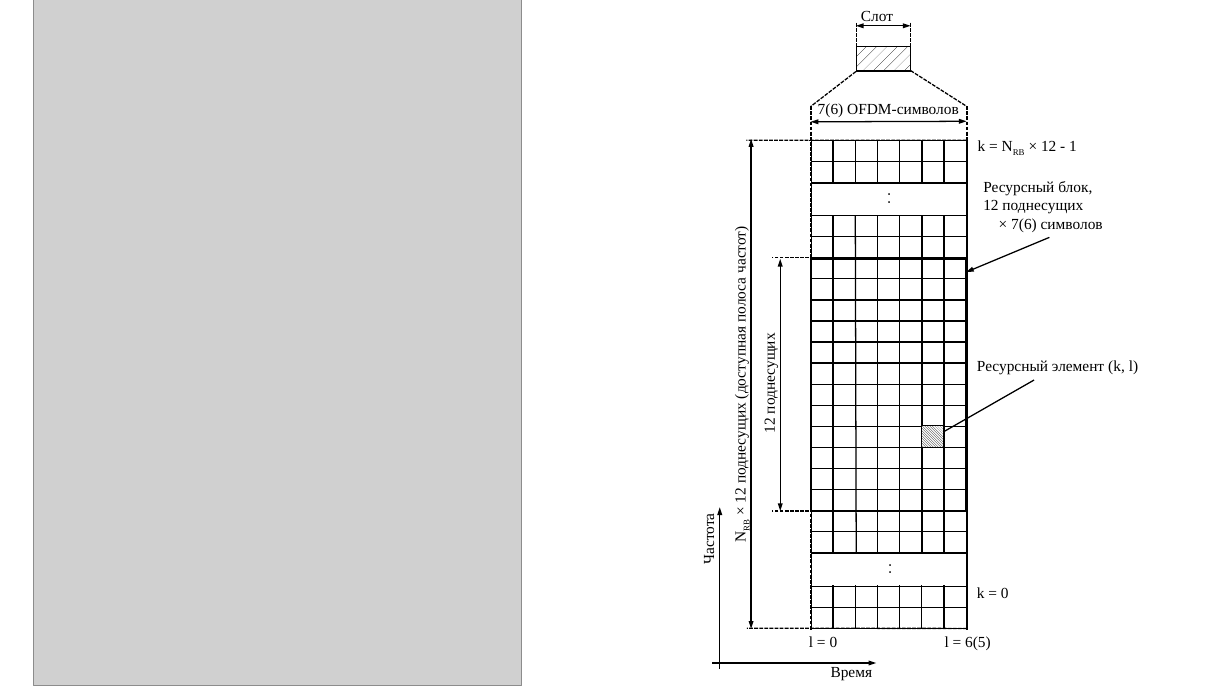
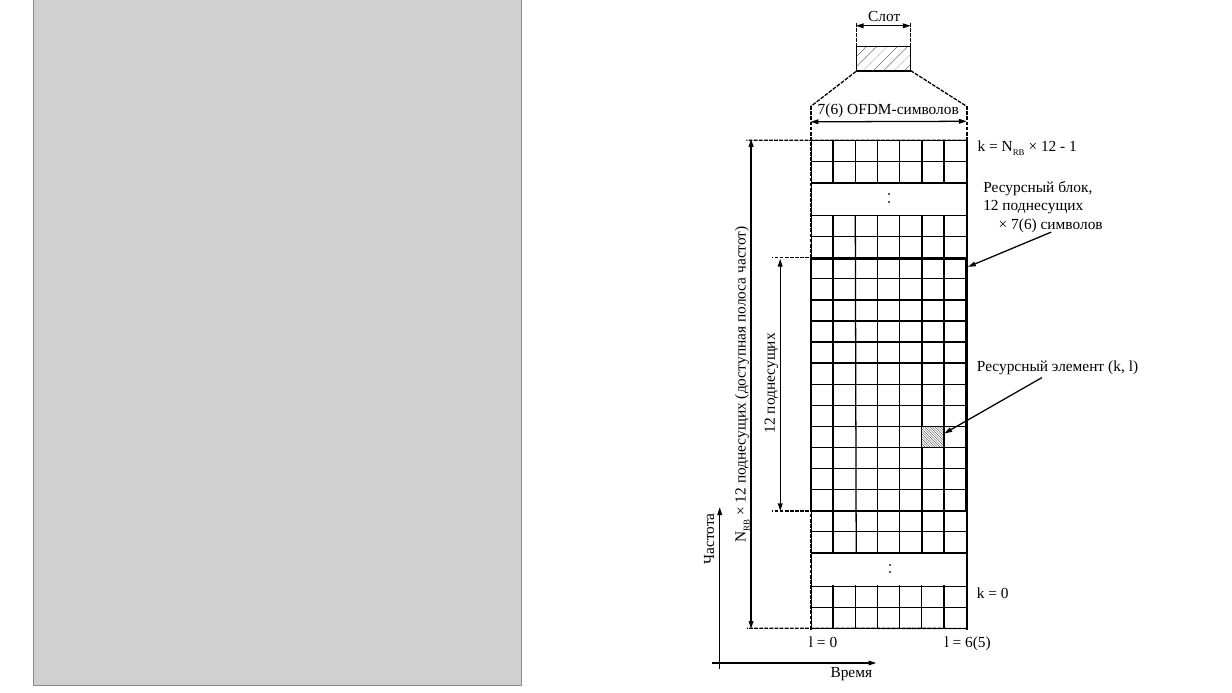
Before and after one commit to evgenity/Russian-Phd-LaTeX-Dissertation-Template, a slide deck: slide 1 of images/src/image9.pptx. Drawn at 1232x693 pixels with LibreOffice and Linux fonts; fonts in the diff are those of the drawing; grey boxes stand for pictures. Boxes give left, top, right and bottom in pixels: in the first picture for what was removed or moved away, otherwise in the second. Text is boxed around its words. In the diff, an @@ line names an element or a change of style, - is before the commit and + after.

Commit message:
image 9 updated

```diff
--- a/images/src/image9.pptx
+++ b/images/src/image9.pptx
@@ text "Слот" rewrapped from [861, 10, 893, 25] to [868, 10, 900, 21] @@
@@ arrow moved from (967, 273) - (1050, 238) to (969, 267) - (1052, 232) @@
@@ arrow moved from (937, 436) - (1034, 380) to (945, 433) - (1043, 378) @@
```
